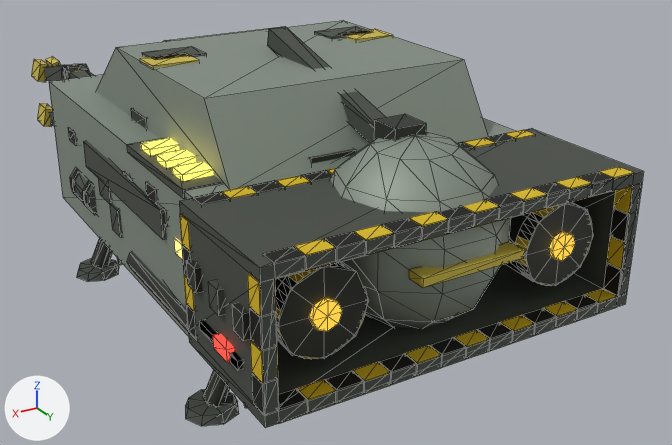
The glTF model ref/glb/tug-l.glb as it was, and as the next commit left it.
Both versions are drawn from a camera (50 mm lens) standing at (2.78, 5.92, 3.27) and looking at (-0.47, 0.51, 0.57). The axes (+X, +Y, +Z) are drawn at lower left. The lights are the same throughout. The first picture is the older version. Mesh edges are drawn as thin lines on the coarser meshes. Where no turn or scale is listed for an object, it has been applied to the vertices. Vertices at exactly the same position are counted once.

Script lines for the objects in view, before the commit:
```python
ob_hullmain = bpy.data.objects.new('hullMain', me_mesh_0)
ob_hullmain.location = (0.0, 0.36, 1.011)
ob_tugshiphullmaingreebleside6r = bpy.data.objects.new('tugShiphullMainGreebleSide6R', me_mesh_212)
ob_tugshiphullmaingreebleside6r.location = (1.069, 0.117, 1.026)
ob_tugshiphullmaingreebletop8r = bpy.data.objects.new('tugShiphullMainGreebleTop8R', me_mesh_216)
ob_tugshiphullmaingreebletop8r.location = (0.762, 0.284, 1.495)
ob_tugshiphullmainhullwindow0r = bpy.data.objects.new('tugShiphullMainHullWindow0R', me_mesh_182)
ob_tugshiphullmainhullwindow0r.location = (1.09, 1.452, 1.093)
ob_tugshiphullmainhullwindow1r = bpy.data.objects.new('tugShiphullMainHullWindow1R', me_mesh_184)
ob_tugshiphullmainhullwindow1r.location = (1.09, -0.562, 1.195)
ob_tugshiphullmainhullwindow3r = bpy.data.objects.new('tugShiphullMainHullWindow3R', me_mesh_188)
ob_tugshiphullmainhullwindow3r.location = (1.09, 0.632, 1.229)
ob_tugshroudcautionforer1 = bpy.data.objects.new('tugShroudCautionForeR1', me_mesh_328)
ob_tugshroudcautionforer1.parent = ob_engineshroud
ob_tugshroudcautionforer1.location = (1.154, 1.405, 0.498)
ob_tugshroudcautionforer2 = bpy.data.objects.new('tugShroudCautionForeR2', me_mesh_330)
ob_tugshroudcautionforer2.parent = ob_engineshroud
ob_tugshroudcautionforer2.location = (1.154, 1.405, 0.672)
ob_tugshroudcautionforer3 = bpy.data.objects.new('tugShroudCautionForeR3', me_mesh_332)
ob_tugshroudcautionforer3.parent = ob_engineshroud
ob_tugshroudcautionforer3.location = (1.154, 1.405, 0.845)
# also in view: 'hazardFlankR' at (1.1, 0.5, 1.17); 'shroudPlateBottom' at (0.0, 2.16, 0.69); 'engineGlow.002' at (0.77, 2.48, 1.08); 'engineHousing.002' at (0.77, 2.11, 1.08); 'fuelBell' at (0.0, 2.1, 1.21)
```
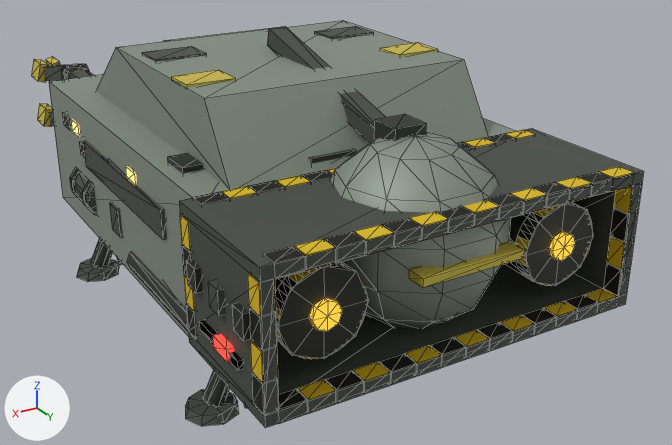
Pixel boxes (x1, y1, x2, y2) of what changed, in the pictures (672 x 445 px):
'iffPlinthDorsal', moved (not visible afterwards)
    before: (126, 138, 223, 199)
'tugShipAftDecal1R', moved
    before: (140, 53, 199, 68)
    after: (171, 70, 235, 87)
'tugShipAftDecal1L', moved
    before: (341, 29, 393, 41)
    after: (380, 43, 438, 57)
'iffLampDorsal0', moved (not visible afterwards)
    before: (172, 161, 213, 181)
'iffLampDorsal1', moved (not visible afterwards)
    before: (156, 149, 196, 168)
'iffLampDorsal2', moved (not visible afterwards)
    before: (141, 138, 179, 155)
'tugShroudCautionForeR3', reshaped
    both: (179, 214, 191, 251)
'tugShiphullMainHullWindow4R', moved
    before: (145, 181, 158, 203)
    after: (62, 112, 71, 130)
'tugShiphullMainHullWindow0R', moved
    before: (174, 237, 183, 260)
    after: (71, 119, 80, 137)
'tugShiphullMainGreebleSide6R', deleted (mostly hidden)
    before: (98, 178, 112, 203)
'tugShiphullMainGreebleTop8R', recoloured, moved, rescaled (not visible afterwards)
    before: (131, 108, 148, 129)
'tugShroudCautionForeR2', reshaped
    both: (182, 245, 191, 276)
'tugShiphullMainHullWindow3R', recoloured, moved (mostly hidden before)
    before: (123, 171, 133, 182)
    after: (125, 166, 137, 185)
'tugShiphullMainHullWindow2R', moved
    before: (156, 203, 168, 226)
    after: (79, 141, 85, 158)
'tugShiphullMainHullWindow1R', moved (not visible afterwards)
    before: (68, 127, 77, 145)

The change, as a list of edits to the scene's bpy script:
```text
Change me_mesh_188:
    where me_mesh_188.from_pydata(...)  # 8 vertices, 12 faces; spans x -0.02..0.02, y -0.08..0.08, z -0.047..0.047
    remove me_mesh_188.materials.append(mat_cabindark)  # black #14100a
    add me_mesh_188.materials.append(mat_cabinlight)  # brown #3a2f18, glowing orange #f2c877
Change me_mesh_216:
    used by ob_tugshiphullmaingreebletop8r; location = (0.762, 0.284, 1.495)
    remove me_mesh_216.from_pydata(...)  # 8 vertices, 12 faces; spans x -0.128..0.128, y -0.136..0.136, z -0.053..0.053
    remove me_mesh_216.materials.append(mat_enginehousing)  # dark grey #33362f
    add me_mesh_216.from_pydata(...)  # 8 vertices, 12 faces; spans x -0.065..0.065, y -0.174..0.174, z -0.043..0.043
    me_mesh_216 part 1: the whole mesh is scaled about its middle by (0.505, 1.27, 0.802)
    add me_mesh_216.materials.append(mat_hullpanel)  # dark grey #4f544c
Change me_mesh_328:
    where me_mesh_328.from_pydata(...)  # 8 vertices, 12 faces; spans x -0.04..0.04, y -0.055..0.055, z -0.083..0.083
    remove me_mesh_328.materials.append(mat_cautionyellow)  # yellow #e3c11c
    add me_mesh_328.materials.append(mat_cautionblack)  # black #16160f
Change me_mesh_330:
    where me_mesh_330.from_pydata(...)  # 8 vertices, 12 faces; spans x -0.04..0.04, y -0.055..0.055, z -0.083..0.083
    remove me_mesh_330.materials.append(mat_cautionblack)  # black #16160f
    add me_mesh_330.materials.append(mat_cautionyellow)  # yellow #e3c11c
Change ob_tugshiphullmainhullwindow0r:
    ob_tugshiphullmainhullwindow0r.location: (1.09, 1.452, 1.093) -> (1.09, -0.453, 1.286)
Change ob_tugshiphullmainhullwindow1r:
    ob_tugshiphullmainhullwindow1r.location: (1.09, -0.562, 1.195) -> (1.09, 0.204, 1.205)
Change ob_tugshiphullmainhullwindow2r:
    ob_tugshiphullmainhullwindow2r.location: (1.09, 1.185, 1.215) -> (1.09, -0.303, 1.159)
Change ob_tugshiphullmainhullwindow3r:
    ob_tugshiphullmainhullwindow3r.location: (1.09, 0.632, 1.229) -> (1.09, 0.7, 1.285)
Change ob_tugshiphullmainhullwindow4r:
    ob_tugshiphullmainhullwindow4r.location: (1.09, 1.048, 1.296) -> (1.09, -0.676, 1.278)
Remove ob_tugshiphullmaingreebleside6r:
    ob_tugshiphullmaingreebleside6r = bpy.data.objects.new('tugShiphullMainGreebleSide6R', me_mesh_212)
    ob_tugshiphullmaingreebleside6r.location = (1.069, 0.117, 1.026)
Change ob_tugshiphullmaingreebletop8r:
    ob_tugshiphullmaingreebletop8r.location: (0.762, 0.284, 1.495) -> (0.253, 0.707, 1.492)
Change ob_tugshipaftdecal1l:
    ob_tugshipaftdecal1l.location: (-0.724, 0.476, 1.908) -> (-0.724, 0.998, 1.908)
Change ob_tugshipaftdecal1r:
    ob_tugshipaftdecal1r.location: (0.724, 0.476, 1.908) -> (0.724, 0.998, 1.908)
Change ob_iffplinthdorsal:
    ob_iffplinthdorsal.location: (0.96, 1.12, 1.464) -> (0.0, -0.4, 0.558)
Change ob_ifflampdorsal0:
    ob_ifflampdorsal0.location: (0.96, 1.367, 1.501) -> (0.0, -0.647, 0.521)
Change ob_ifflampdorsal1:
    ob_ifflampdorsal1.location: (0.96, 1.12, 1.501) -> (0.0, -0.4, 0.521)
Change ob_ifflampdorsal2:
    ob_ifflampdorsal2.location: (0.96, 0.874, 1.501) -> (0.0, -0.154, 0.521)
Change ob_tugshroudcautionforer2:
    ob_tugshroudcautionforer2: bpy.data.objects.new('tugShroudCautionForeR2', me_mesh_330) -> bpy.data.objects.new('tugShroudCautionForeR2', me_mesh_328)
Change ob_tugshroudcautionforer3:
    ob_tugshroudcautionforer3: bpy.data.objects.new('tugShroudCautionForeR3', me_mesh_332) -> bpy.data.objects.new('tugShroudCautionForeR3', me_mesh_330)
```
